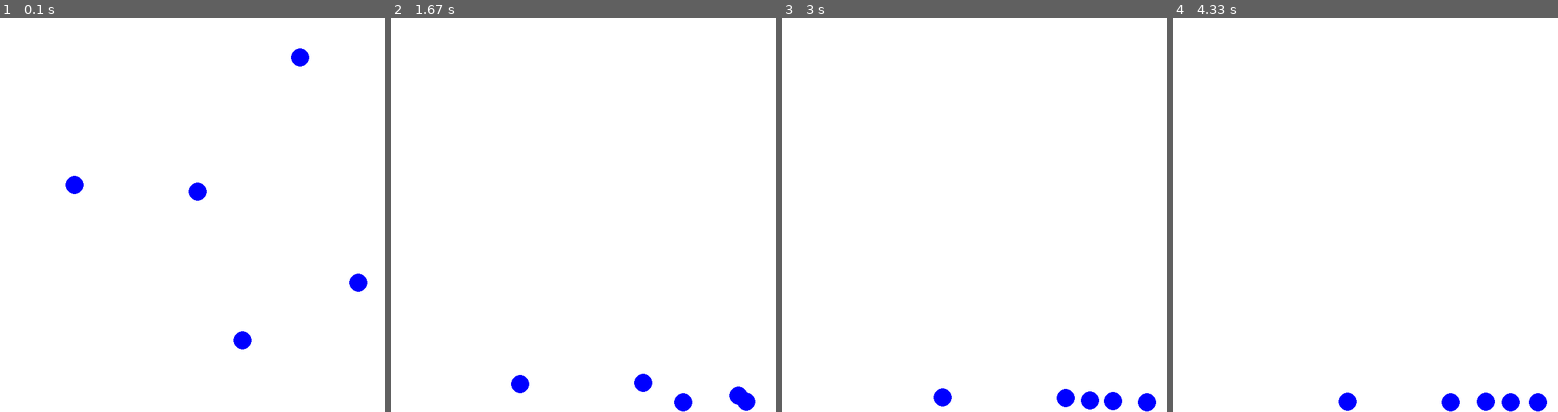
Above: before the commit, frames 1-4 (left to right).
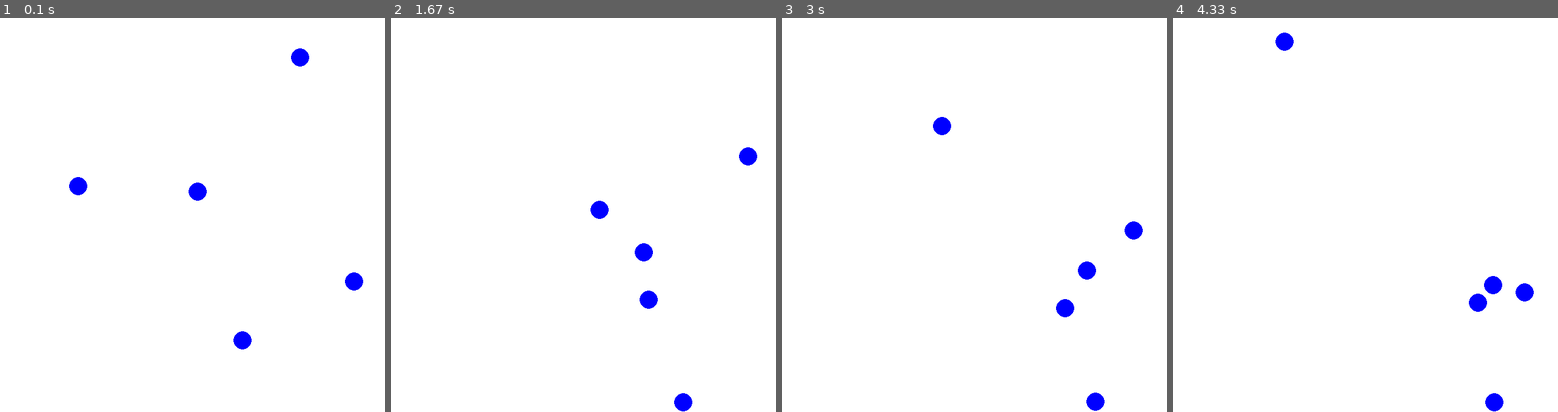
Above: after the commit, the same moments.

Repository: LeftCircle/Social-Web-Visualized
Game: pygame game, started from pygameTutorial.py
Same seed, same stepped clock (60 frames per second), same inputs: the game is played once before the commit and once after it.
Inputs:
- Up to frame 1 (0.1 s): no input
- Up to frame 2 (1.67 s): no input
- Up to frame 3 (3 s): no input
- Up to frame 4 (4.33 s): no input

The runs differ from the first frame. In frame 1, 0.2% of the frame differs, in the area x 17-96%, y 40-70%; in frame 2, 1.3%; in frame 3, 1.5%; in frame 4, 1.5%, in the area x 26-98%, y 3-100%.

Commit message:
Add files via upload
Currently the program is set up to simulate x number of particles that can either be effected by gravity, move freely, or be linked by springs. The major issue right now is that particles that are linked by springs cannot be clicked on and dragged around the screen.

Diff:
--- a/SWParticles.py
+++ b/SWParticles.py
@@ -20,6 +20,8 @@
         self.radius = radius
         self.thickness = thickness
         self.velocity = velocity
+        #why the angle is not being determined based on velocity and position
+        #I do not know...but such is the code at this point
         self.angle = angle #in radians...normal raidans or reversed?
         self.mass = 1
         self.airtime = 0
@@ -44,6 +46,10 @@
 
     def xvel(self):
         return self.velocity * np.cos(self.angle)
+
+    def updateVel(self, xvel, yvel):
+        self.velocity = np.sqrt(xvel**2 + yvel**2)
+        self.angle = np.arctan2(yvel, xvel)
 
     def damping(self):
         self.velocity *= 0.98
@@ -123,7 +129,7 @@
         normDirSelfToPartX = distX / magDist
         normDirSelfToPartY = distY / magDist
         #self should move - normDirSelfTo.. and other should move positive?
-        angleReflSelf = np.arctan2(normDirSelfToPartX, normDirSelfToPartY)
+        angleReflSelf = np.arctan2(normDirSelfToPartY, normDirSelfToPartX)
         #only doing logic if there is a collision
         if distSq <= radiusSum**2:
             #providing a test impulse in the opposite direction
--- a/massSpring.py
+++ b/massSpring.py
@@ -1,100 +1,99 @@
 # -*- coding: utf-8 -*-
 """
 Created on Mon Aug  5 13:38:59 2019
-
 basic mass spring solver using rk4
 
-Need to generalize how the nodes are updated so that the rk4 infomration is
-included in the Node class.
+In order to update SWParticles, the velocity and the positions of the particles
+must be extracted. New values are then calculated through the SpringLink class
+and must then be put back into the SWParticles class.
 """
 import numpy as np
-#initial conditions
+'''
+#initial conditions (will have to be trashed. Cannot be used in general code)
 ks = 5    #spring constant
 kd = 5    #damping coefficient
 r = 10    #rest length | will be a function to determine this for social web
-h = 0.05 #timestep
+h = 0.05 #timestep NOTE: this will have to be dt from wherever we built that
 endTime = 10 #seconds the simulation will run
-
+'''
 #note, as endT -> inf, |I - r| -> 0
 
-class Node:
-    #position, velocity, force function, mass
-    def __init__(self, position, velocity, forceFunc, mass):
-        self.pos = position
-        self.vel = velocity
-        self.ff = forceFunc
-        self.m = mass
+class SpringLink:
+    def __init__(self, position1, velocity1,
+                 position2, velocity2, ks, kd, restLength, dt):
+        #all positions and velocites are given in vectors, so we need the x
+        #and y direction of the pos/vel.
+        self.position1 = position1
+        self.velocity1 = velocity1
+        self.position2 = position2
+        self.velocity2 = velocity2
+        self.ks = ks
+        self.kd = kd
+        self.restLength = restLength
+        self.dt = dt
 
-class vector2D:
-    def __init__(self, x, y):
-        self.x = x
-        self.y = y
+    #damped spring equation from pixar lecture (inlcudes direction)
+    # fa = -[ks(|I| - r) + kd*Idot dot I / |I|] * I / |I|
+    # I = a - b    Idot = va - vb (relative velocity)
+    #fb = -fa
+    #------------------------------
+    # m*xdd + c*xd + kx = 0
+    def relPos(self, position1, position2):
+        return position1 - position2
 
-#damped spring equation from pixar lecture (inlcudes direction)
-# fa = -[ks(|I| - r) + kd*Idot dot I / |I|] * I / |I|
-# I = a - b    Idot = va - vb (relative velocity)
-#fb = -fa
-#------------------------------
-# m*xdd + c*xd + kx = 0
-def relPos(position1, position2):
-    return position1 - position2
+    #negative velocity is moving towards the rest lenght?
+    def relVel(self, velocity1, velocity2):
+        return velocity1 - velocity2
 
-#negative velocity is moving towards the rest lenght?
-def relVel(velocity1, velocity2):
-    return velocity1 - velocity2
-
-def mag(I):
-    return np.sqrt(I[0]**2 + I[1]**2)
+    def mag(self, I):
+        return np.sqrt(I[0]**2 + I[1]**2)
 
 
-#NOTE: currently not accounting for mass in force, but this could
-# be done by using a weighted average mass?
-#dx = dv
-#dv = -[ks(|I| - r) + kd*Idot dot I / |I|] * I / |I|
-#NOTE - consider dimensionless ks(|I|/r - 1) instead
-def dv(node1, node2, rk4PosAdd, rk4VelAdd):
-    I    = relPos(node1.pos + rk4PosAdd, node2.pos + rk4PosAdd) #vector
-    Idot = relVel(node1.vel + rk4VelAdd, node2.vel + rk4VelAdd) #vector
-    magI = mag(I)
-    return -(ks * (magI/r - 1) + kd * np.dot(Idot,I) / magI) * I / magI
+    #NOTE: currently not accounting for mass in force, but this could
+    # be done by using a weighted average mass?
+    #dx = dv
+    #dv = -[ks(|I| - r) + kd*Idot dot I / |I|] * I / |I|
+    #NOTE - consider dimensionless ks(|I|/r - 1) instead
+    def dv(self, rk4PosAdd, rk4VelAdd):
+        I    = self.relPos(self.position1 + rk4PosAdd,
+                           self.position2 + rk4PosAdd) #vector
+        Idot = self.relVel(self.velocity1 + rk4VelAdd,
+                           self.velocity2 + rk4VelAdd) #vector
+        magI = self.mag(I)
+        return -(self.ks * (magI/self.restLength - 1) + self.kd *
+                 np.dot(Idot,I) / magI) * I / magI
 
-def dx(node1, node2, rk4Addition):
-    return relVel(node1.vel + rk4Addition, node2.vel + rk4Addition)
+    def dx(self, rk4Addition):
+        return self.relVel(self.velocity1 + rk4Addition,
+                           self.velocity2 + rk4Addition)
 
-def springForceRK4(node1, node2):
-    t = 0
+    def springForceRK4(self):
+        #goal is to just take one timestep and update results
 
-    while t < endTime:
+        k1 = self.dx(np.array([0,0]))    #position estimate
+        l1 = self.dv(np.array([0,0]), np.array([0,0])) #velocity estimate
 
-        k1 = dx(node1, node2, np.array([0,0]))    #position estimate
-        l1 = dv(node1, node2, np.array([0,0]), np.array([0,0])) #velocity estimate
+        k2 = self.dx(l1 * self.dt / 2)
+        l2 = self.dv(k1 * self.dt / 2, l1 * self.dt / 2)
 
-        k2 = dx(node1, node2, l1 * h / 2)
-        l2 = dv(node1, node2, k1 * h / 2, l1 * h / 2)
+        k3 = self.dx(l2 * self.dt / 2)
+        l3 = self.dv(k2 * self.dt / 2, l2 * self.dt / 2)
 
-        k3 = dx(node1, node2, l2 * h / 2)
-        l3 = dv(node1, node2, k2 * h / 2, l2 * h / 2)
+        k4 = self.dx(l3 * self.dt)
+        l4 = self.dv(k3 * self.dt, l3 * self.dt)
 
-        k4 = dx(node1, node2, l3 * h)
-        l4 = dv(node1, node2, k3 * h, l3 * h)
+        posAdd = self.dt / 6.0 * ( k1 + 2.0 * k2 + 2.0 * k3 + k4)
+        velAdd = self.dt / 6.0 * ( l1 + 2.0 * l2 + 2.0 * l3 + l4)
 
-        posAdd = h / 6.0 * ( k1 + 2.0 * k2 + 2.0 * k3 + k4)
-        velAdd = h / 6.0 * ( l1 + 2.0 * l2 + 2.0 * l3 + l4)
+        self.position1 += posAdd ; self.position2 -= posAdd
+        self.velocity1 += velAdd ; self.velocity2 -= velAdd
 
-        node1.pos += posAdd ; node2.pos -= posAdd
-        node1.vel += velAdd ; node2.vel -= velAdd
-
-        t += h
-
-    #new values to update nodes with
-    newvals = [node1.pos, node1.vel, node2.pos, node2.vel]
-    return newvals
-
-#force function has not yet been implimented into indiv. nodes
-pos1 = np.array([0.0, 0.0]) ; vel1 = np.array([1.0, 0.0])
-pos2 = np.array([2.0, 0.0]) ; vel2 = np.array([-1.0, 0.0])
-
-point1 = Node(pos1, vel1, 0, 1.0)
-point2 = Node(pos2, vel2, 0, 1.0)
-
-print(springForceRK4(point1, point2))
+        #new values to update nodes with
+        newvals = [self.position1, self.velocity1,
+                   self.position2, self.velocity2]
+        '''
+        to access info:  springForceRK4[i][j]
+        i = position1/2 or velocity1/2 (0 = pos1, 1 = vel1, ...)
+        j = x/y (0 = x, 1 = y)
+        '''
+        return newvals
--- a/pygameTutorial.py
+++ b/pygameTutorial.py
@@ -1,7 +1,7 @@
 import pygame
 import numpy as np
 import SWParticles as swp
-
+import massSpring as spring
 class App:
     def __init__(self):
         self.running = True
@@ -58,6 +58,7 @@
 
     #logic to occur each loop. Can create a dt here!
     def on_loop(self):
+
         #creating dt
         currentTime = pygame.time.get_ticks()
         self.dt = (currentTime - self.oldTime) / 1000.0
@@ -72,8 +73,36 @@
             self.particleList[i].updateDeltaTime(self.dt)
             self.particleList[i].move()
             self.particleList[i].mouseDrag()
-            self.particleList[i].gravity()
+            if i == self.numberOfParticles - 1:
+                self.particleList[i].gravity()
             self.particleList[i].bounce(0.8)
+
+        #updating particles 1 and 2 which are linked by a spring
+        #NOTE!!!! springs break the ability to click on a linked particle.
+        pos1 = np.array([self.particleList[0].x, self.particleList[0].y])
+        pos2 = np.array([self.particleList[1].x, self.particleList[1].y])
+
+        vel1 = np.array([self.particleList[0].xvel(),
+                         self.particleList[0].yvel()])
+        vel2 = np.array([self.particleList[1].xvel(),
+                         self.particleList[1].yvel()])
+        #position1, velocity1, position2, velocity2, ks, kd, restLength, dt
+        firstLink = spring.SpringLink(pos1, vel1, pos2, vel2,
+                                      5, 2, 50, self.dt)
+        newPosAndVel = firstLink.springForceRK4()
+        self.particleList[0].x = newPosAndVel[0][0]
+        self.particleList[0].y = newPosAndVel[0][1]
+        self.particleList[0].updateVel(newPosAndVel[1][0],
+                                       newPosAndVel[1][1])
+
+        self.particleList[1].x = newPosAndVel[2][0]
+        self.particleList[1].y = newPosAndVel[2][1]
+        self.particleList[1].updateVel(newPosAndVel[3][0],
+                                       newPosAndVel[3][1])
+
+
+        #collision must be checked after all of the movement occurs
+        for i in range(self.numberOfParticles):
             for j in range(self.numberOfParticles - 1 - i):
                 if self.particleList[i].circleCircleCollision(
                         self.particleList[i+j+1]) == True:
